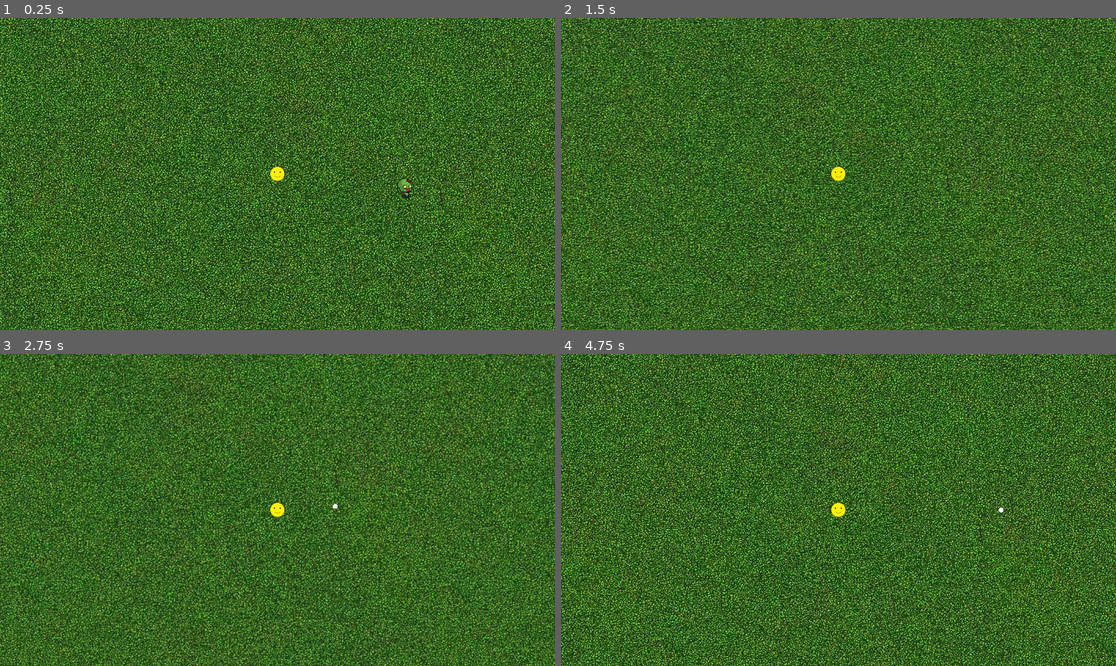
Above: before the commit, frames 1-4 (two rows, left to right).
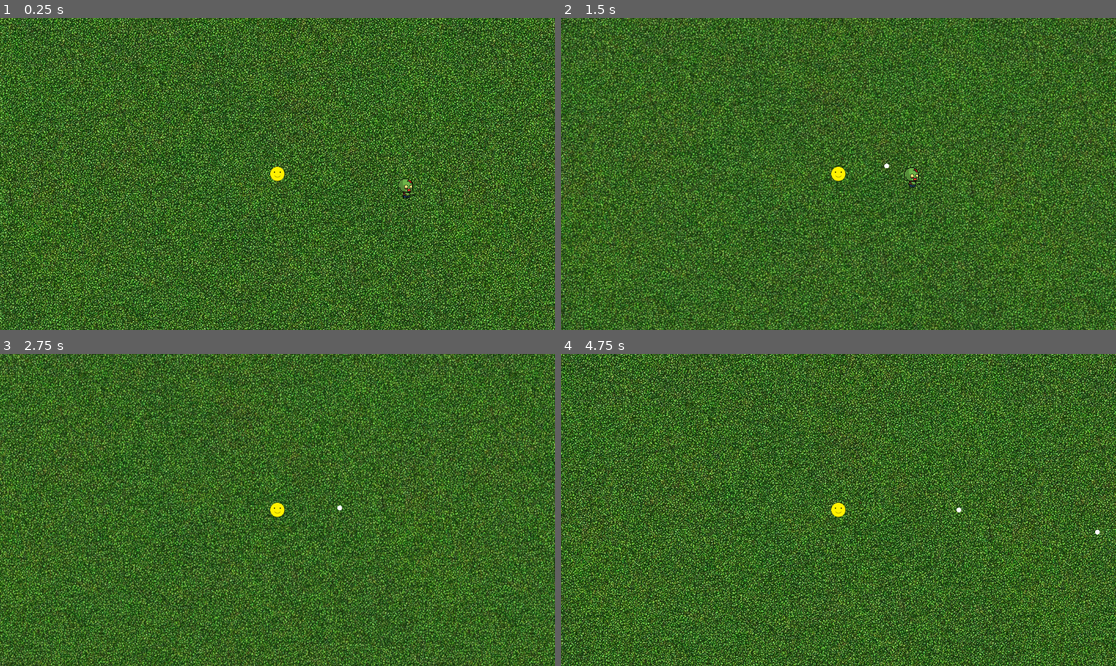
Above: after the commit, the same moments.

Repository: Posiden104/SurvivorGame-Godot
Game: Godot game, scene res://scenes/levels/Game.tscn
Same seed, same stepped clock (60 frames per second), same inputs: the game is played once before the commit and once after it.
Inputs:
- Up to frame 1 (0.25 s): no input
- Up to frame 2 (1.5 s): hold D (Right) 0.53-1.28 s; hold S (Down) from 1.28 s (still down)
- Up to frame 3 (2.75 s): release S (Down) at 2.03 s; hold D (Right) from 2.03 s (still down)
- Up to frame 4 (4.75 s): release D (Right) at 2.78 s; hold W (Up) 2.78-3.53 s; hold A (Left) from 3.53 s (still down)

The runs differ from the first frame. In frame 1, less than 0.1% of the frame differs, in the area x 71-75%, y 51-59%; in frame 2, 65%; in frame 3, 63%; in frame 4, 71%, in the area x 0-100%, y 0-100%.

Commit message:
use deltas

Diff:
--- a/scripts/Player.gd
+++ b/scripts/Player.gd
@@ -2,9 +2,9 @@
 
 class_name  Player
 
-var speed = 150.0
+var speed = 5000.0
 
-func _physics_process(_delta):
+func _physics_process(delta):
 	velocity = Vector2.ZERO
 	if Input.is_action_pressed('Right'):
 		velocity.x += 1
@@ -15,6 +15,6 @@
 	if Input.is_action_pressed('Up'):
 		velocity.y -= 1
 
-	velocity = velocity.normalized() * speed
+	velocity = velocity.normalized() * speed * delta
 
 	move_and_slide()
--- a/scripts/enemies/zombie_slow.gd
+++ b/scripts/enemies/zombie_slow.gd
@@ -3,21 +3,18 @@
 var player
 
 var targetPos = null
-var speed = 50
+var speed = 2500
 var health = 1
 var maxHealth = 1
 
 func _ready():
 	player = get_tree().get_nodes_in_group("player")[0]
 
-func _process(delta):
-	pass
-
 func _physics_process(delta):
 	targetPos = player.get_position()
 	var velocity = targetPos - position
 
-	velocity = velocity.normalized() * speed
+	velocity = velocity.normalized() * speed * delta
 
 	set_linear_velocity(velocity)
 
--- a/scripts/weapons/gun.gd
+++ b/scripts/weapons/gun.gd
@@ -8,11 +8,6 @@
 	$Timer.start(1)
 
 
-# Called every frame. 'delta' is the elapsed time since the previous frame.
-func _process(delta):
-	pass
-
-
 func _on_timer_timeout():
 	var b = bullet.instantiate()
 	get_node("/root/Game/ProjectileContainer").add_child(b)
--- a/scripts/weapons/projectiles/bullet.gd
+++ b/scripts/weapons/projectiles/bullet.gd
@@ -1,6 +1,6 @@
 extends Node2D
 
-@export var speed:int = 5
+@export var speed:int = 250
 var damage = 1
 var hitLimit:int = 1
 
@@ -10,17 +10,14 @@
 
 
 # Called every frame. 'delta' is the elapsed time since the previous frame.
-func _physics_process(delta):
-	position.x += speed
+func _process(delta):
+	position.x += speed * delta
 
 func hitBody():
 	hitLimit -= 1
 	if hitLimit <= 0:
 		queue_free()
 
-func _on_area_area_entered(area):
-	print("Oh! I hit an area!")
-
 func _on_area_body_entered(body):
 	if not body.is_in_group("player") and body.has_method("damage"):
 		body.damage(damage)
